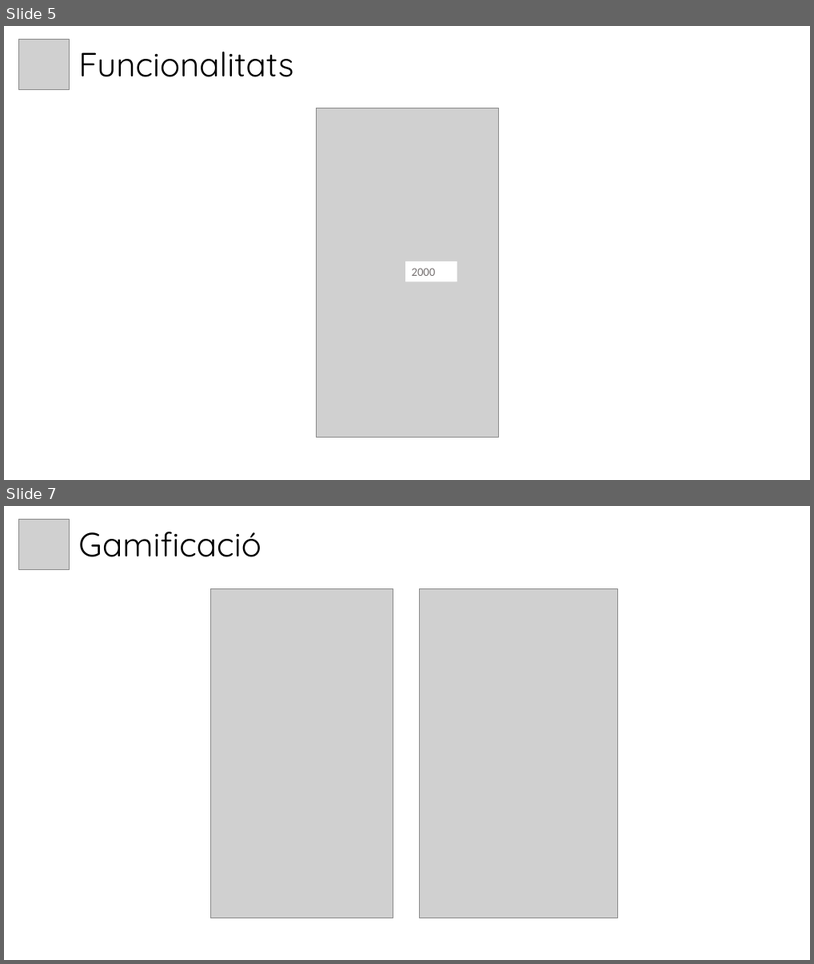
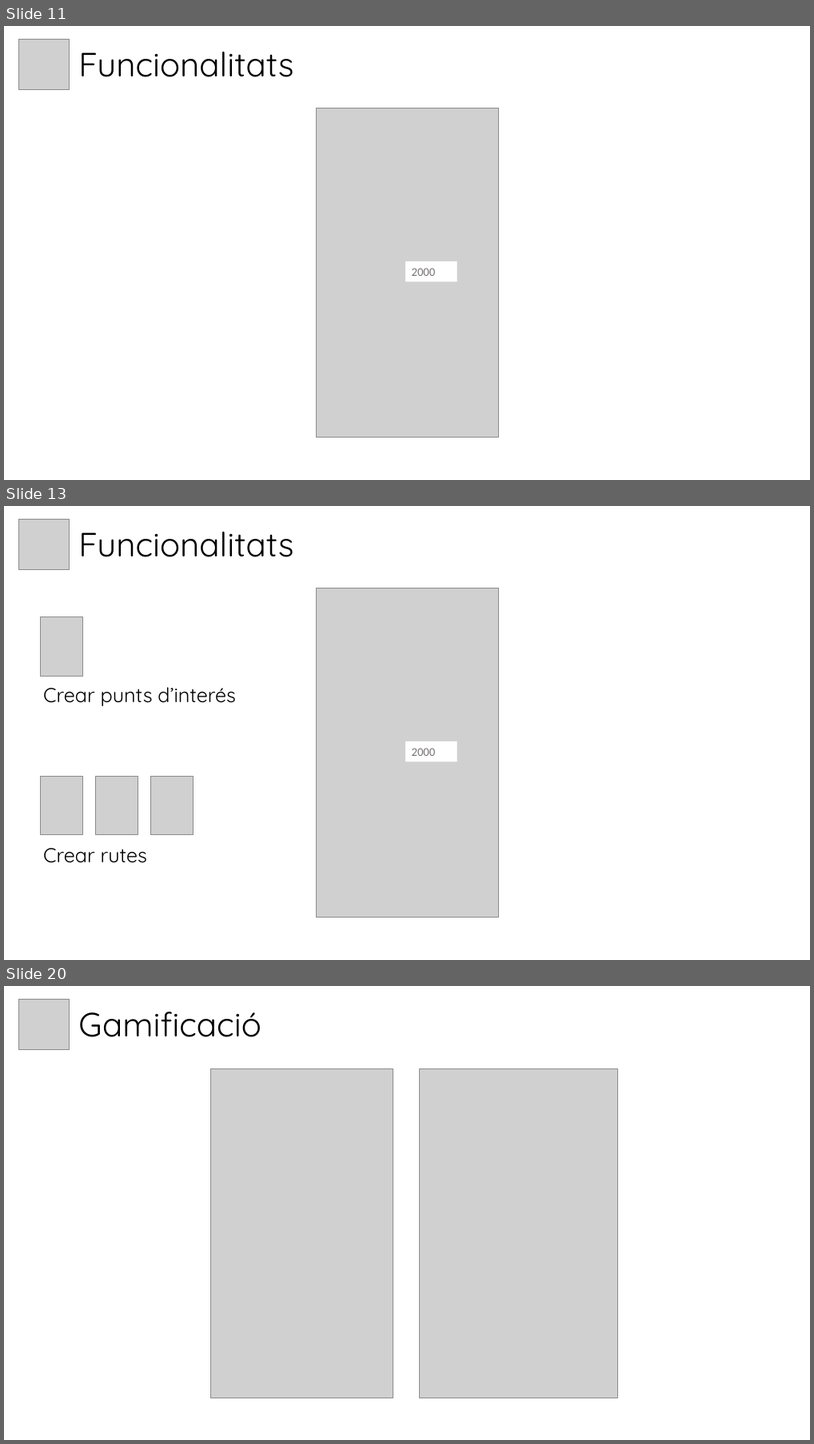
Before and after one commit to somhackathon19/somhackathon19-blankspace, a slide deck: Presentacio_Grup13_BlankSpace.pptx. Shown one above the other, each under a label of ours: slides 5 and 7 before the commit, slides 11, 13 and 20 after it; the slides between them are not shown. The pictures are 814x964 and 814x1444 pixels, drawn with LibreOffice and Linux fonts; fonts in the diff are those of the drawing; grey boxes stand for pictures; background and template pictures are left out. Boxes give left, top, right and bottom in pixels: in the first picture for what was removed or moved away, otherwise in the second. Text is boxed around its words. In the diff, an @@ line names an element or a change of style, - is before the commit and + after.

```diff
--- a/Presentacio_Grup13_BlankSpace.pptx
+++ b/Presentacio_Grup13_BlankSpace.pptx
@@ slide 13 added at [4, 506, 810, 960], background picture (left out) @@
@@ picture added at [18, 519, 69, 569] @@
@@ text added at [78, 532, 294, 557], 40 pt, text #000000 @@
+Funcionalitats
@@ picture added at [317, 588, 499, 916] @@
@@ picture added at [40, 617, 83, 676] @@
@@ text added at [43, 687, 235, 706], 24 pt, text #000000 @@
+Crear punts d’interés
@@ rectangle added at [406, 741, 457, 762], fill #FFFFFF, 14 pt, text #767171 @@
+2000
@@ picture added at [40, 776, 83, 835] @@
@@ picture added at [95, 776, 138, 835] @@
@@ picture added at [150, 776, 194, 835] @@
@@ text added at [43, 848, 147, 863], 24 pt, text #000000 @@
+Crear rutes
@@ what was slide 5 is now slide 11 @@
@@ what was slide 7 is now slide 20 @@
```
Also in this commit, not shown: 1 slide changed, 12 other slides added, 3 other files.
